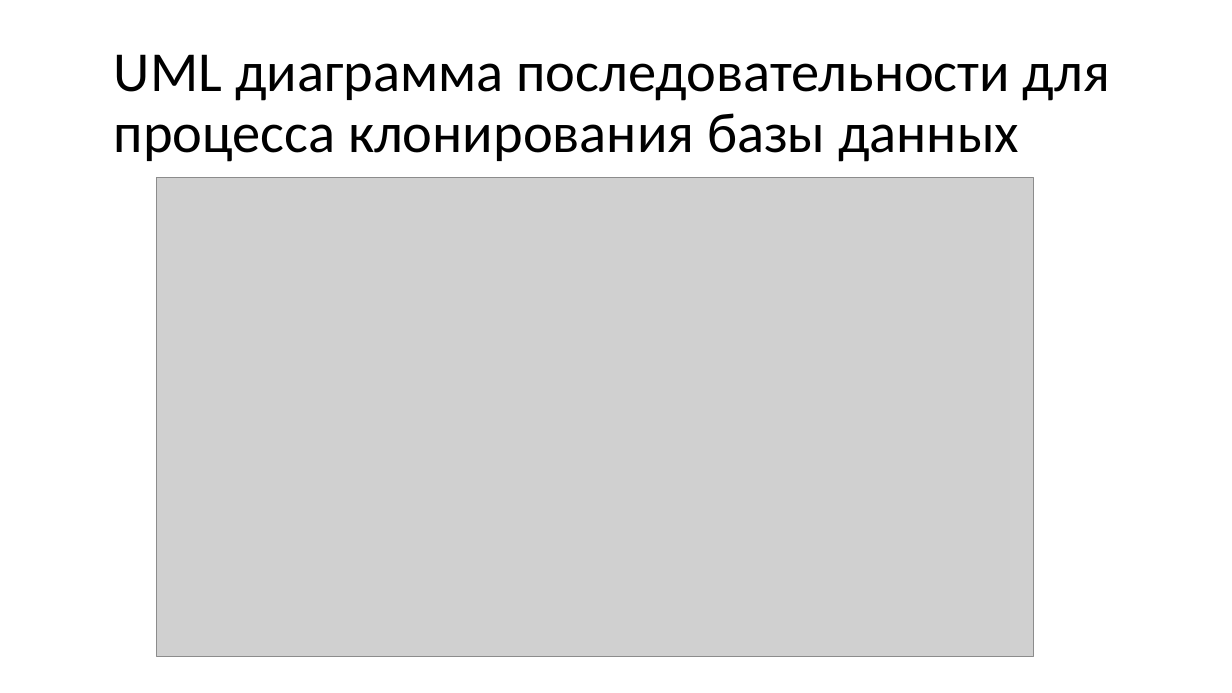
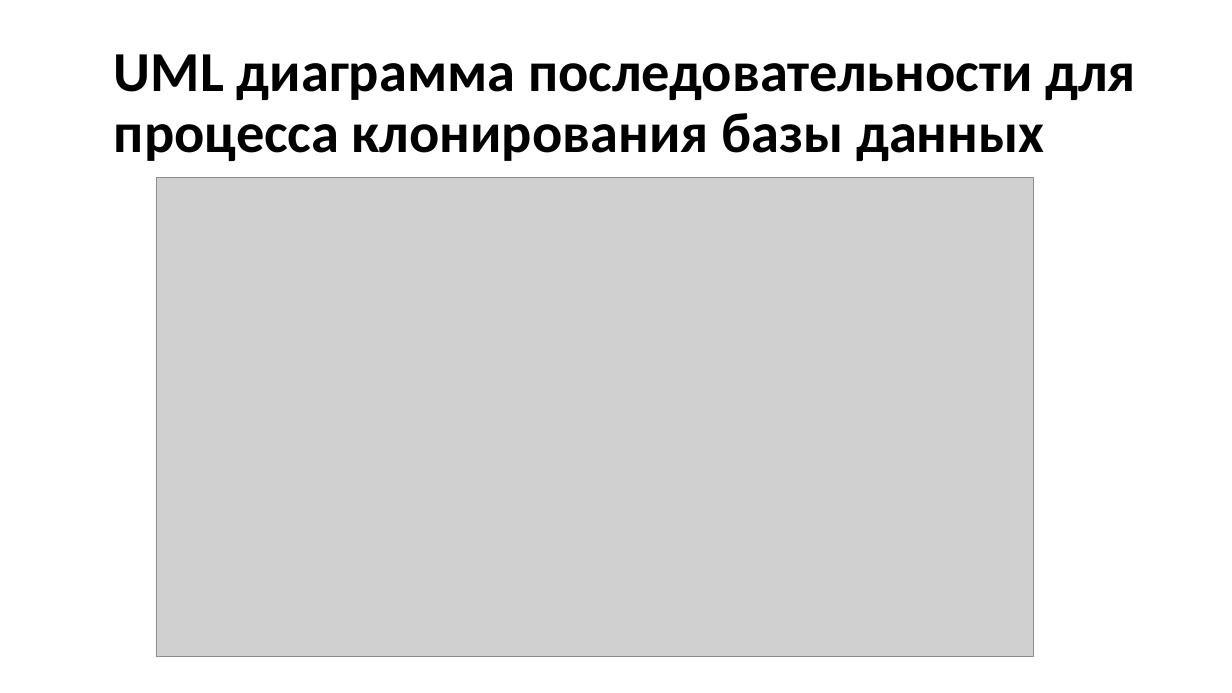
Before and after one commit to Hansola1/VKI, a slide deck: slide 6 of Диплом/Бородина_Анастасия_Владимировна_2207Д2.pptx. Drawn at 1232x693 pixels with LibreOffice and Linux fonts; fonts in the diff are those of the drawing; grey boxes stand for pictures. Boxes give left, top, right and bottom in pixels: in the first picture for what was removed or moved away, otherwise in the second. Text is boxed around its words. In the diff, an @@ line names an element or a change of style, - is before the commit and + after.

```diff
--- a/Диплом/Бородина_Анастасия_Владимировна_2207Д2.pptx
+++ b/Диплом/Бородина_Анастасия_Владимировна_2207Д2.pptx
@@ title "UML диаграмма последовательности для процесса ..." at (114,54,1136,161): bold on @@
```
Also in this commit, not shown: 5 other slides changed, 1 slide added, 1 slide removed, 1 other file.
